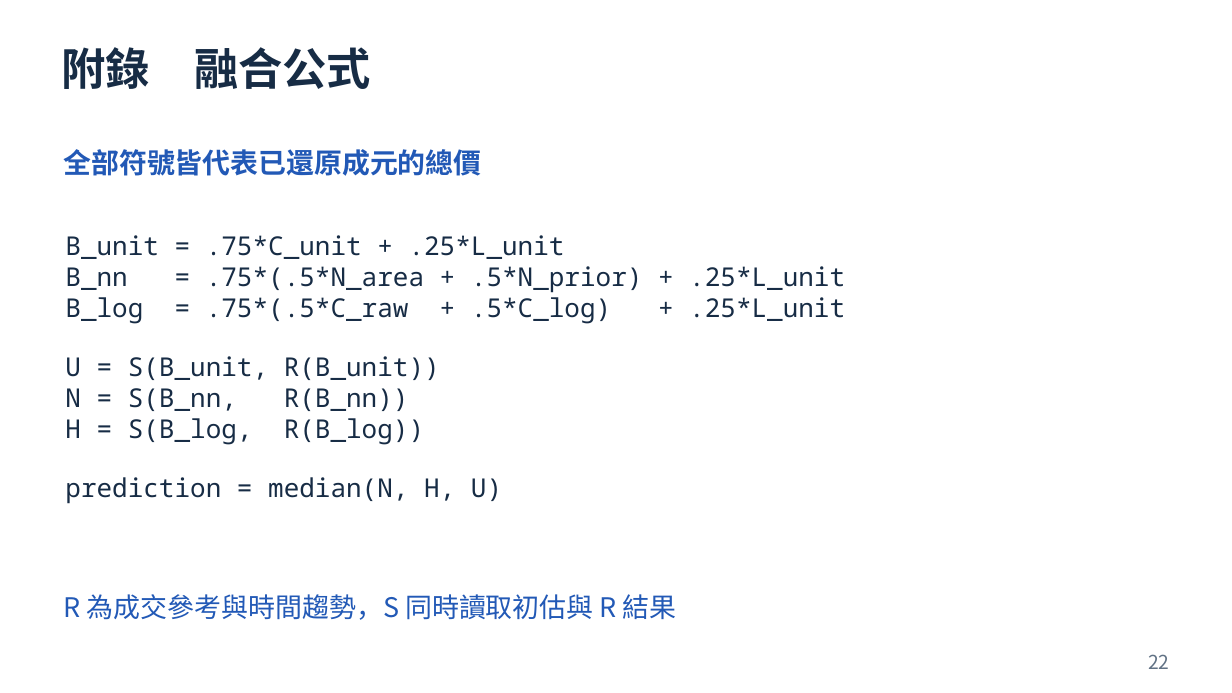
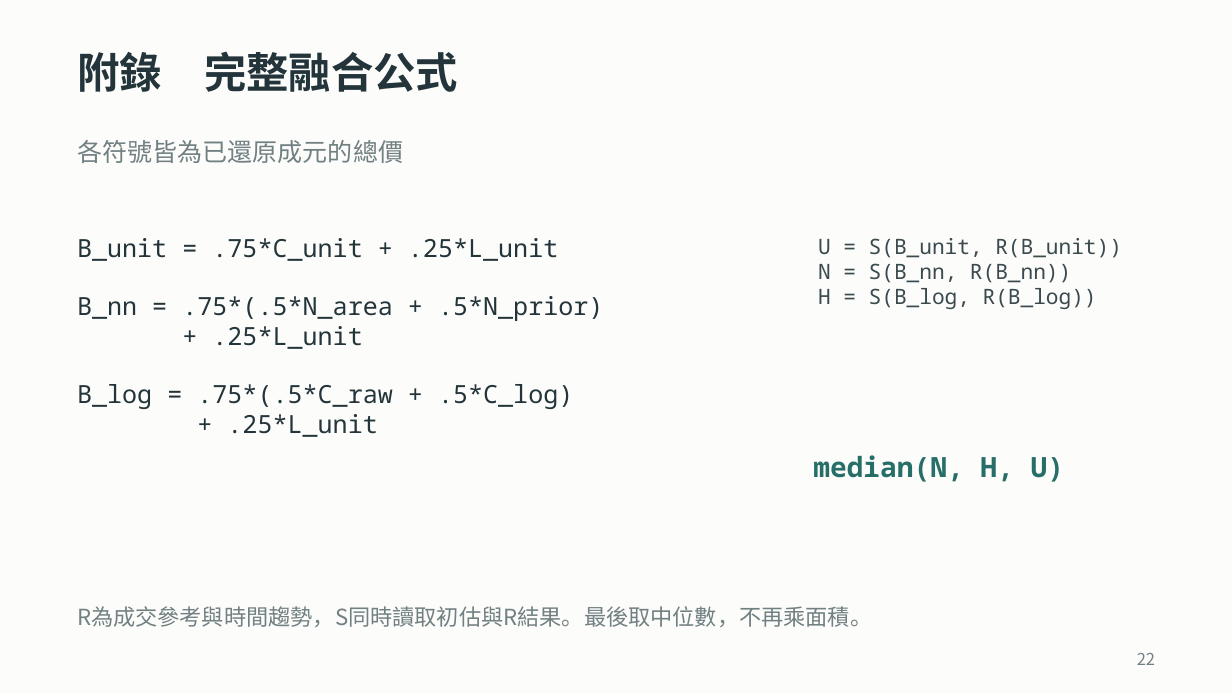
Before and after one commit to ziyi930108/nycu-house-price-regression, a slide deck: slide 22 of teaching/final_presentation/台灣房屋銷售價格預測挑戰賽_上台簡報.pptx. Drawn at 1232x693 pixels with LibreOffice and Linux fonts; fonts in the diff are those of the drawing. Boxes give left, top, right and bottom in pixels: in the first picture for what was removed or moved away, otherwise in the second. Text is boxed around its words. In the diff, an @@ line names an element or a change of style, - is before the commit and + after.

```diff
--- a/teaching/final_presentation/台灣房屋銷售價格預測挑戰賽_上台簡報.pptx
+++ b/teaching/final_presentation/台灣房屋銷售價格預測挑戰賽_上台簡報.pptx
@@ background #FFFFFF to #FCFCFA @@
@@ text at (x1=77, y1=51, x2=458, y2=92): text changed; size 34.5 to 33 pt; text colour #172C45 to #23343A @@
-附錄 融合公式
+附錄 完整融合公式
@@ text at (x1=77, y1=140, x2=403, y2=163): text changed; size 21.8 to 19.5 pt; text colour #2259B6 to #718082; bold off @@
-全部符號皆代表已還原成元的總價
+各符號皆為已還原成元的總價
@@ text at (x1=77, y1=238, x2=558, y2=261): size 20.2 to 19.5 pt, text colour #172C45 to #23343A in "B_unit = .75*C_unit + .25*L_unit" @@
@@ text "B_unit = .75*C_unit + .25*L_unit" moved from (x1=65, y1=235, x2=845, y2=504) to (x1=77, y1=238, x2=603, y2=437) @@
@@ text at (x1=818, y1=238, x2=1122, y2=309): text changed; size 21 to 16.5 pt; font Noto Sans CJK TC to Noto Sans Mono; text colour #2259B6 to #3A4A4E @@
-R 為成交參考與時間趨勢，S 同時讀取初估與 R 結果
+U = S(B_unit, R(B_unit))
+N = S(B_nn, R(B_nn))
+H = S(B_log, R(B_log))
@@ text at (x1=77, y1=296, x2=603, y2=437): text changed; size 20.2 to 19.5 pt; text colour #172C45 to #23343A @@
-B_nn = .75*(.5*N_area + .5*N_prior) + .25*L_unit
-B_log = .75*(.5*C_raw + .5*C_log) + .25*L_unit
-U = S(B_unit, R(B_unit))
-N = S(B_nn, R(B_nn))
-H = S(B_log, R(B_log))
-prediction = median(N, H, U)
+B_nn = .75*(.5*N_area + .5*N_prior)
++ .25*L_unit
+B_log = .75*(.5*C_raw + .5*C_log)
++ .25*L_unit
@@ text added at (x1=813, y1=455, x2=1064, y2=482), 21.8 pt, text #276E68, bold @@
+median(N, H, U)
@@ text added at (x1=77, y1=606, x2=872, y2=627), 17.2 pt, text #718082 @@
+R為成交參考與時間趨勢，S同時讀取初估與R結果。最後取中位數，不再乘面積。
@@ text "22" at (x1=1137, y1=653, x2=1155, y2=665): size 15 to 12.8 pt, text colour #617285 to #718082 @@
```
Also in this commit, not shown: 23 other slides changed, 37 other files.
